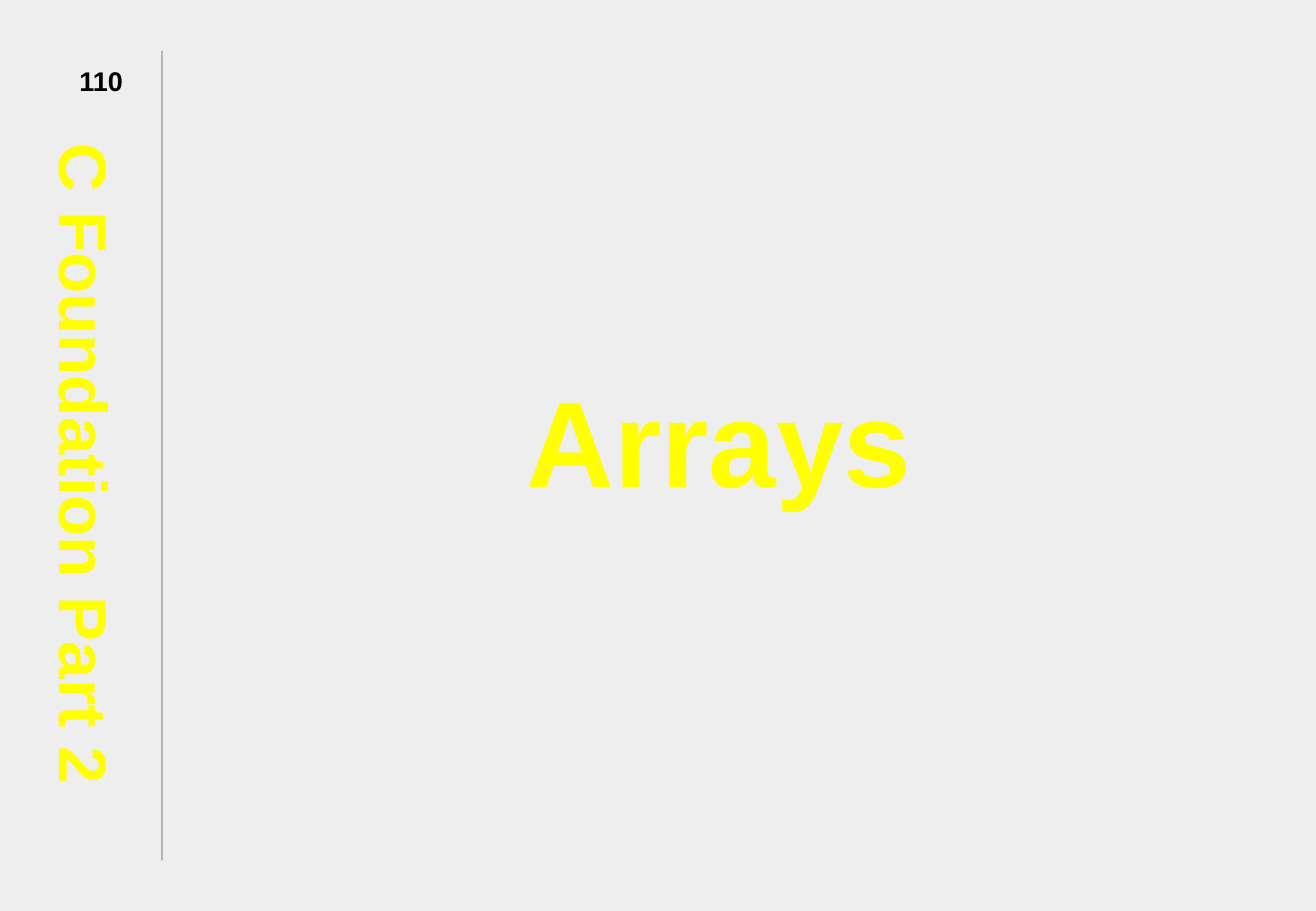
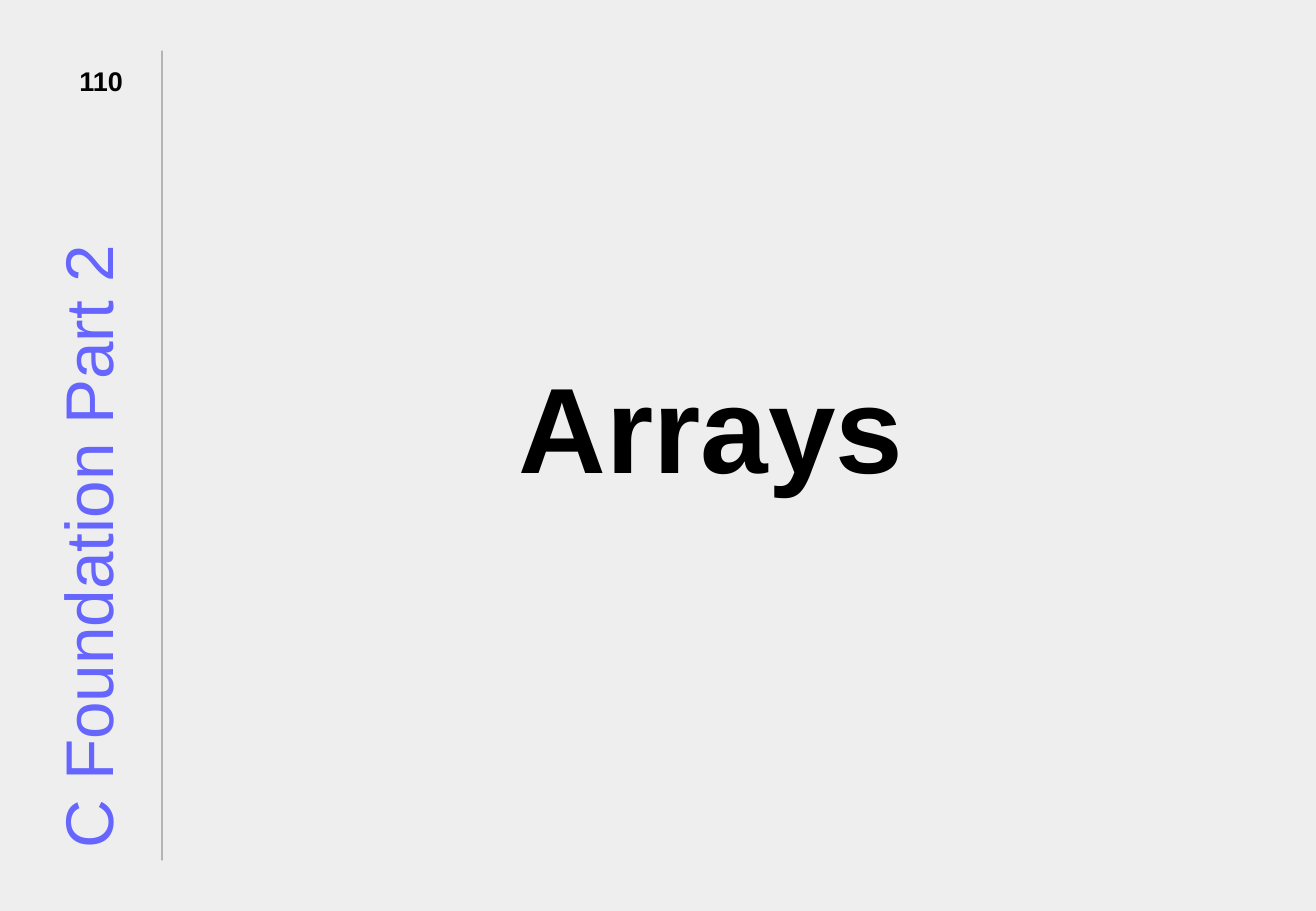
Before and after one commit to JonJagger/two-day-courses, a slide deck: slide 110 of ca/CAdvanced.odp. Drawn at 1316x911 pixels with LibreOffice and Linux fonts; fonts in the diff are those of the drawing. Boxes give left, top, right and bottom in pixels: in the first picture for what was removed or moved away, otherwise in the second. Text is boxed around its words. In the diff, an @@ line names an element or a change of style, - is before the commit and + after.

Commit message:
Change background and font colors, step 2

```diff
--- a/ca/CAdvanced.odp
+++ b/ca/CAdvanced.odp
@@ title "C Foundation Part 2" at box(52, 248, 127, 845): text colour #FFFF00 to #6666FF, bold off; rotation 0 to 270 degrees @@
@@ text "Arrays": place and size @@
-text "Arrays" at box(527, 403, 912, 509)
+text "Arrays" at box(519, 389, 904, 495)
@@ text "Arrays" at box(519, 389, 904, 495): text colour #FFFF00 to #000000 @@
```
Also in this commit, not shown: 100 other slides changed.
